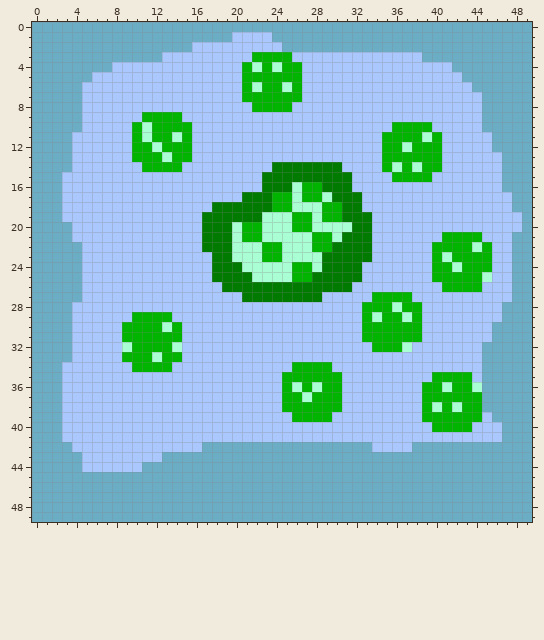
Edited in one commit: pixel-art sprite (photoCellIdle0.png). Above, as it was before the edit.
The file is 50x50 pixels. Pixels under 10% opacity are left out. Colours within 5 levels of each other are drawn and written as one.
The same view after the edit:
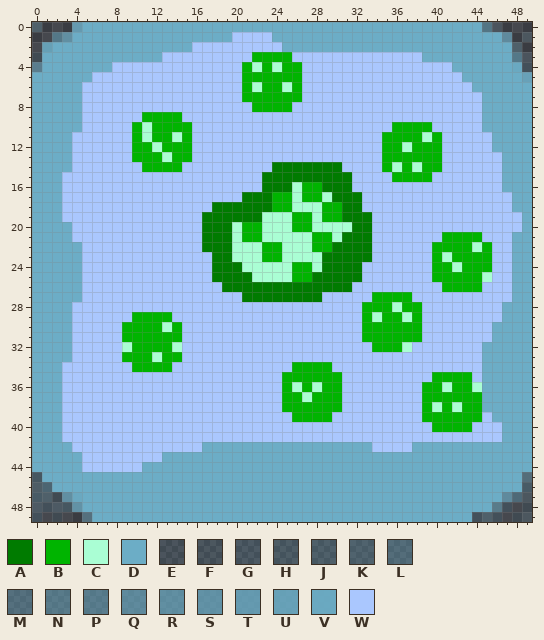
Palette (. is transparent): A #007b00  B #00b400  C #aafed4  D #6cadc6  E #6cadc61f  F #6cadc625  G #6cadc62e  H #6cadc634  J #6cadc63c  K #6cadc645  L #6cadc65d  M #6cadc666  N #6cadc680  P #6cadc687  Q #6cadc6a7  R #6cadc6b2  S #6cadc6bc  T #6cadc6d0  U #6cadc6e1  V #6cadc6f4  W #aac7fe
Change:
The edit turns colour D into colour E in row 0 at x 46; in row 3 at x 0 and 49; in row 47 at x 2; in row 48 at x 49; in row 49 at x 2 and 48.
The edit turns colour D into colour F in row 1 at x 49; in row 47 at x 49; in row 49 at x 49.
The edit turns colour D into colour G in row 4 at x 49; in row 48 at x 0 to 2 and 47; in row 49 at x 0, 44 and 46.
The edit turns colour D into colour H in row 46 at x 0.
The edit turns colour D into colour J in row 0 at x 0; in row 2 at x 48; in row 45 at x 0; in row 47 at x 1; in row 48 at x 3; in row 49 at x 45.
The edit turns colour D into colour K in row 46 at x 49; in row 47 at x 0.
The edit turns colour D into colour L in row 45 at x 49; in row 46 at x 1.
The edit turns colour D into colour M in row 47 at x 48; in row 49 at x 5.
The edit turns colour D into colour N in row 0 at x 45; in row 48 at x 46.
The edit turns colour D into colour P in row 1 at x 2; in row 3 at x 48; in row 4 at x 0.
The edit turns colour D into colour Q in row 1 at x 47; in row 47 at x 47.
The edit turns colour D into colour R in row 1 at x 3; in row 47 at x 3.
The edit turns colour D into colour S in row 48 at x 4.
The edit turns colour D into colour T in row 0 at x 4.
The edit turns colour D into colour U in row 2 at x 1; in row 5 at x 49.
The edit turns colour D into colour V in row 4 at x 48; in row 47 at x 4.
Colour D is removed in row 0 at x 1 to 3 and 47 to 49; in row 1 at x 0 to 1 and 48; in row 2 at x 0 and 49; in row 48 at x 48; in row 49 at x 1, 3 to 4 and 47.
Pixel boxes of the changes (left, top, right, bottom) in both pictures:
changed: (32, 22, 82, 72)
changed: (482, 22, 532, 82)
changed: (32, 472, 92, 522)
changed: (472, 472, 532, 522)
